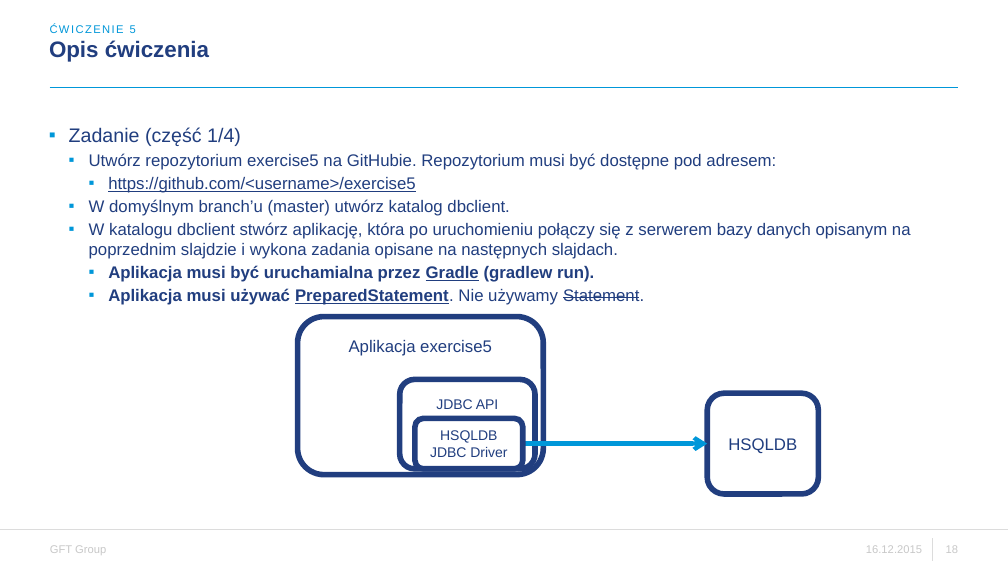
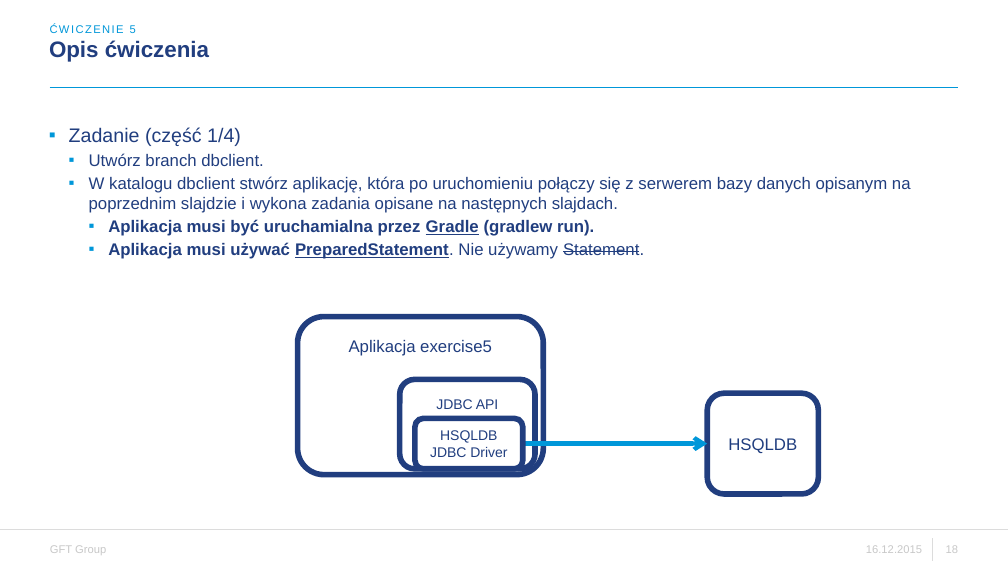
Before and after one commit to riiff1/exercise5, a slide deck: slide 18 of WDSR - ćwiczenie 5.pptx. Drawn at 1008x567 pixels with LibreOffice and Linux fonts; fonts in the diff are those of the drawing; background and template pictures are left out. Boxes give left, top, right and bottom in pixels: in the first picture for what was removed or moved away, otherwise in the second. Text is boxed around its words. In the diff, an @@ line names an element or a change of style, - is before the commit and + after.

Commit message:
Aktualizacja terminow, zmiana zasad dostarczenia zadania dbclient

```diff
--- a/WDSR - ćwiczenie 5.pptx
+++ b/WDSR - ćwiczenie 5.pptx
@@ text at bbox=[89, 153, 263, 166]: text changed @@
-  ▪ Utwórz repozytorium exercise5 na GitHubie. Repozytorium musi być dostępne pod adresem:
-    ▪ https://github.com/<username>/exercise5
-  ▪ W domyślnym branch’u (master) utwórz katalog dbclient.
+  ▪ Utwórz branch dbclient.
```
Also in this commit, not shown: 2 other slides changed.
